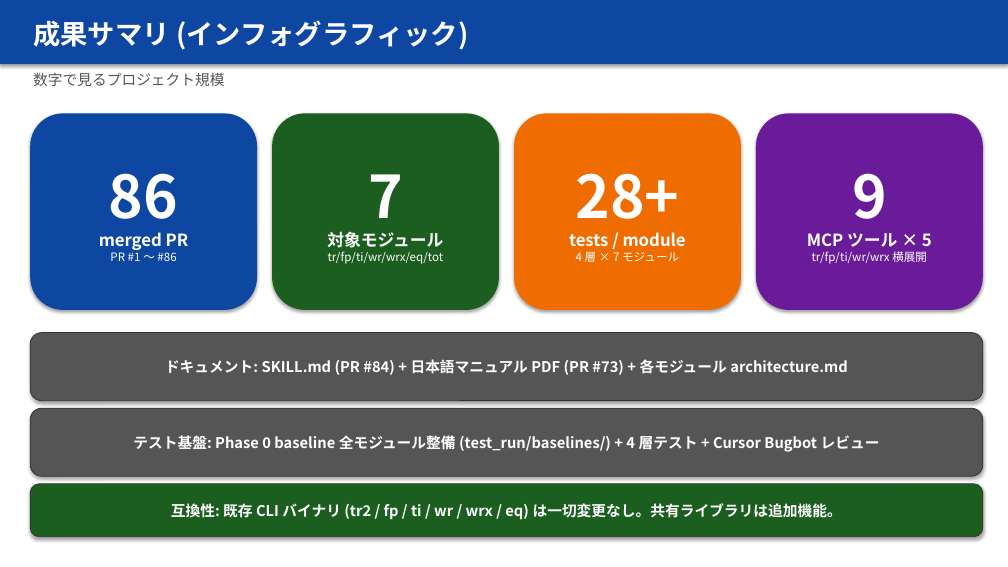
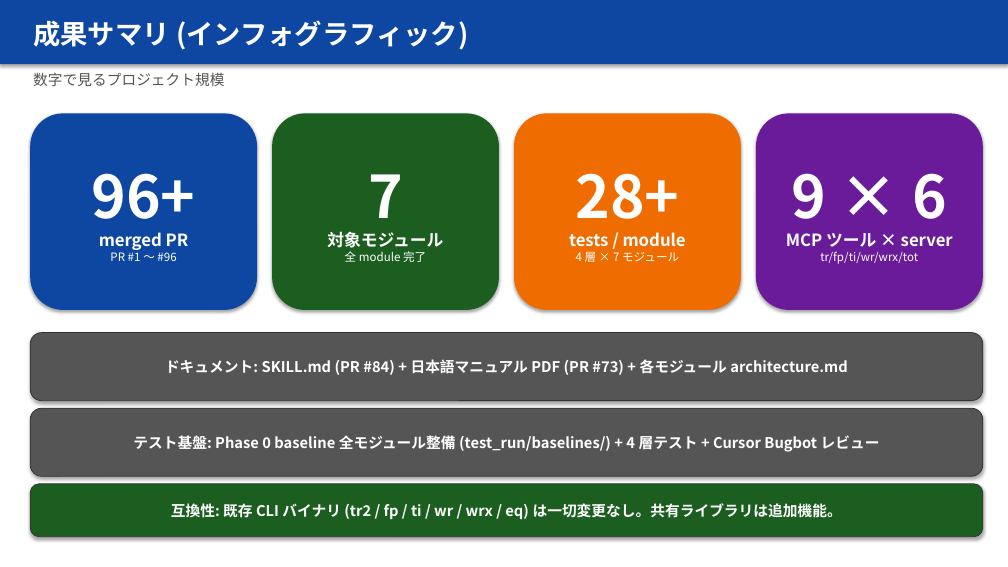
Before and after one commit to HengyuLi-Ozaki-lab/task, a slide deck: slide 14 of docs/presentations/2026-04-19-task-library-ization-overview.pptx. Drawn at 1008x567 pixels with LibreOffice and Linux fonts; fonts in the diff are those of the drawing. Boxes give left, top, right and bottom in pixels: in the first picture for what was removed or moved away, otherwise in the second. Text is boxed around its words. In the diff, an @@ line names an element or a change of style, - is before the commit and + after.

```diff
--- a/docs/presentations/2026-04-19-task-library-ization-overview.pptx
+++ b/docs/presentations/2026-04-19-task-library-ization-overview.pptx
@@ text in rounded rectangle at (x1=92, y1=173, x2=196, y2=233): text changed @@
-86
+96+
@@ text in rounded rectangle at (x1=786, y1=173, x2=953, y2=264): text changed @@
-9
-MCP ツール × 5
-tr/fp/ti/wr/wrx 横展開
+9 × 6
+MCP ツール × server
+tr/fp/ti/wr/wrx/tot
@@ text in rounded rectangle at (x1=110, y1=249, x2=176, y2=261): text changed @@
-PR #1 〜 #86
+PR #1 〜 #96
@@ text in rounded rectangle at (x1=345, y1=251, x2=426, y2=262): text changed @@
-tr/fp/ti/wr/wrx/eq/tot
+全 module 完了
```
Also in this commit, not shown: 4 other slides changed, 1 other file.
